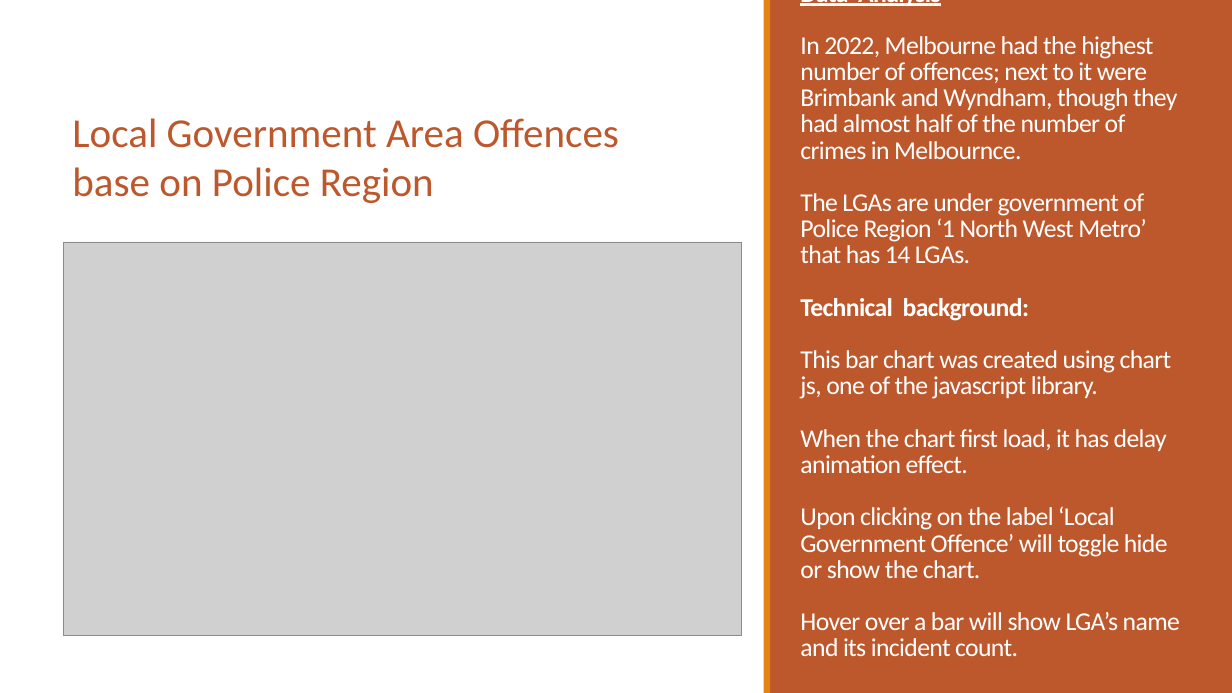
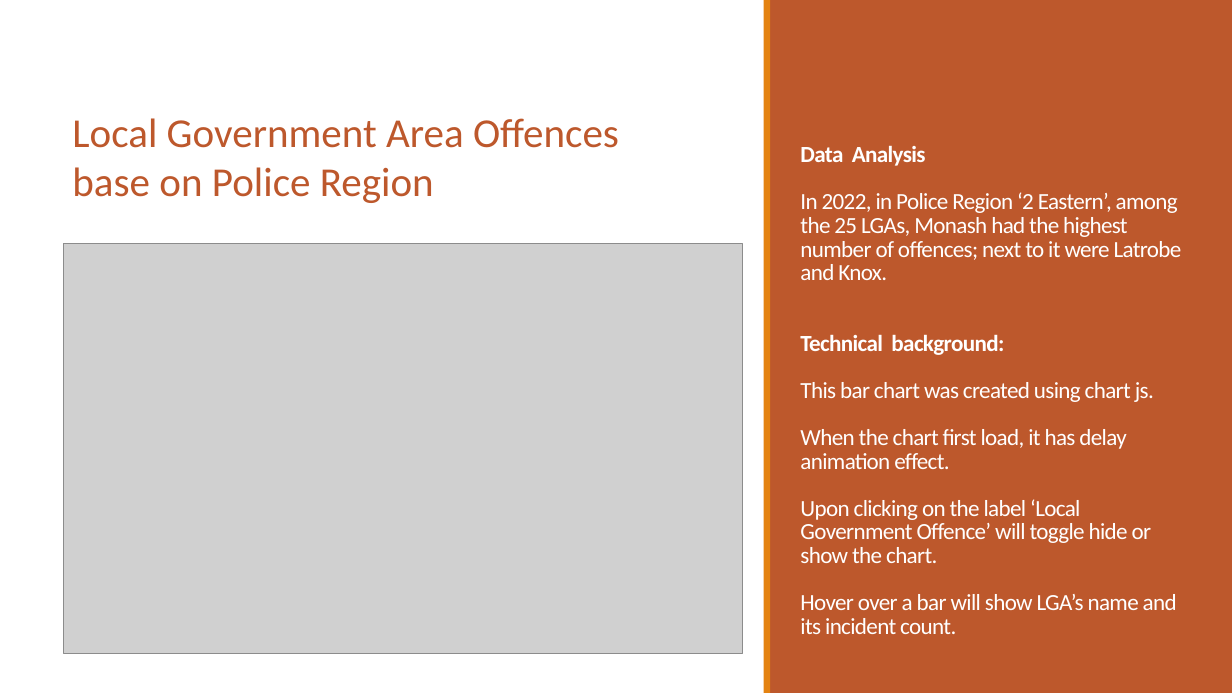
Before and after one commit to PhuongTieuOp/project3, a slide deck: slide 4 of Victoria Crime Data Visualization3.pptx (slide 5 before the commit). Drawn at 1232x693 pixels with LibreOffice and Linux fonts; fonts in the diff are those of the drawing; grey boxes stand for pictures. Boxes give left, top, right and bottom in pixels: in the first picture for what was removed or moved away, otherwise in the second. Text is boxed around its words. In the diff, an @@ line names an element or a change of style, - is before the commit and + after.

Commit message:
update ppt slides

```diff
--- a/Victoria Crime Data Visualization3.pptx
+++ b/Victoria Crime Data Visualization3.pptx
@@ title at bbox=[800, 145, 1182, 634]: text changed; size 20 to 18 pt @@
-Data Analysis
-In 2022, Melbourne had the highest number of offences; next to it were Brimbank and Wyndham, though they had almost half of the number of crimes in Melbournce.
-The LGAs are under government of Police Region ‘1 North West Metro’ that has 14 LGAs.
-Technical background:
-This bar chart was created using chart js, one of the javascript library.
-When the chart first load, it has delay animation effect.
-Upon clicking on the label ‘Local Government Offence’ will toggle hide or show the chart.
-Hover over a bar will show LGA’s name and its incident count.
+Data Analysis
+In 2022, in Police Region ‘2 Eastern’, among the 25 LGAs, Monash had the highest number of offences; next to it were Latrobe and Knox.
+Technical background:
+This bar chart was created using chart js.
+When the chart first load, it has delay animation effect.
+Upon clicking on the label ‘Local Government Offence’ will toggle hide or show the chart.
+Hover over a bar will show LGA’s name and its incident count.
@@ picture: place and size @@
-picture at bbox=[64, 242, 742, 636]
+picture at bbox=[64, 243, 743, 653]
```
Also in this commit, not shown: 6 other slides changed, 1 slide removed.
